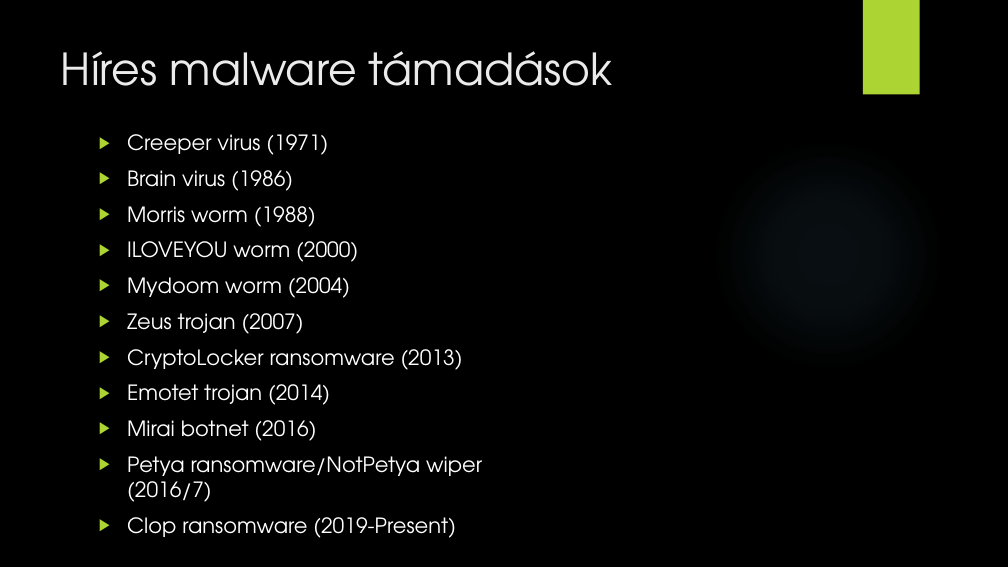
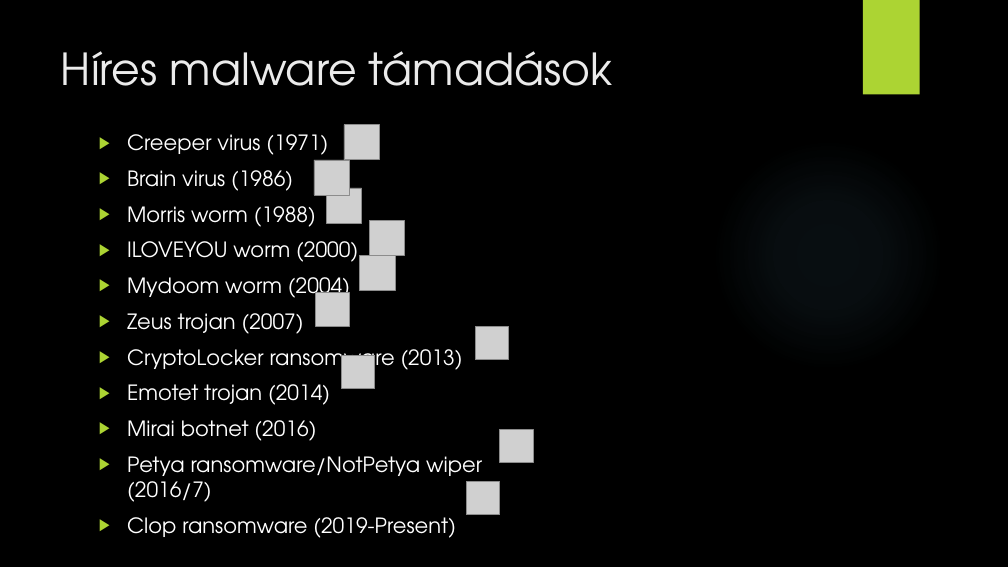
Before and after one commit to SzPeter20/nicet-tsbro, a slide deck: slide 10 of GenericITtopic.pptx (slide 8 before the commit). Drawn at 1008x567 pixels with LibreOffice and Linux fonts; fonts in the diff are those of the drawing; grey boxes stand for pictures; background and template pictures are left out. Boxes give left, top, right and bottom in pixels: in the first picture for what was removed or moved away, otherwise in the second. Text is boxed around its words. In the diff, an @@ line names an element or a change of style, - is before the commit and + after.

```diff
--- a/GenericITtopic.pptx
+++ b/GenericITtopic.pptx
@@ picture added at bbox=[344, 125, 380, 160] @@
@@ picture added at bbox=[314, 160, 349, 195] @@
@@ picture added at bbox=[327, 188, 362, 224] @@
@@ picture added at bbox=[369, 220, 405, 256] @@
@@ picture added at bbox=[360, 256, 395, 291] @@
@@ picture added at bbox=[316, 293, 349, 326] @@
@@ picture added at bbox=[476, 327, 509, 360] @@
@@ picture added at bbox=[342, 355, 375, 389] @@
@@ picture added at bbox=[500, 430, 533, 463] @@
@@ picture added at bbox=[467, 482, 500, 515] @@
```
Also in this commit, not shown: 7 other slides changed, 3 slides added.
